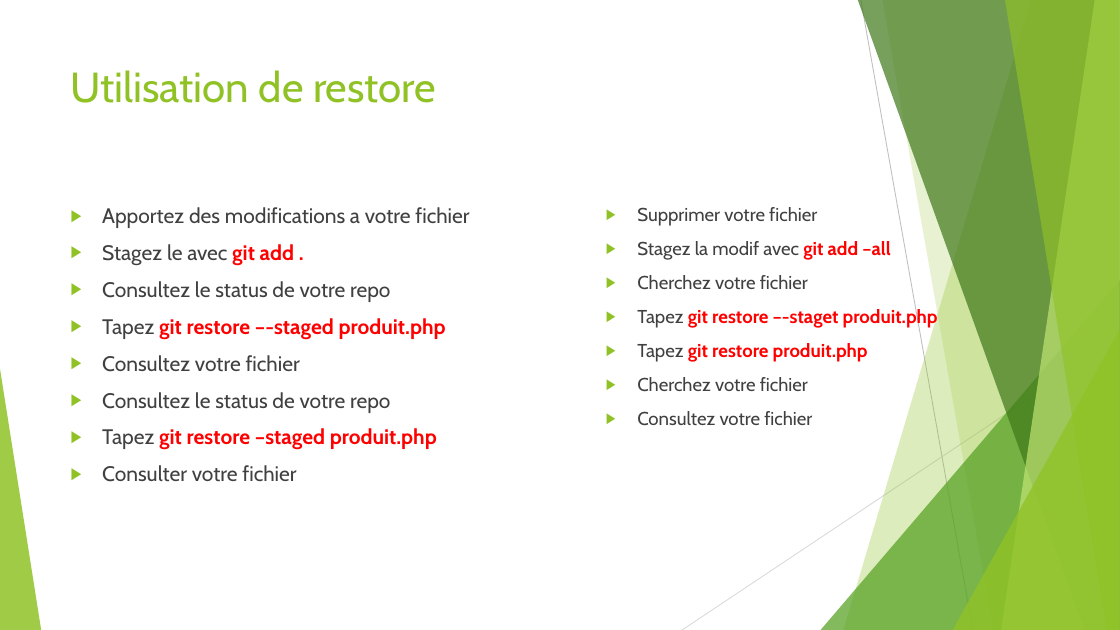
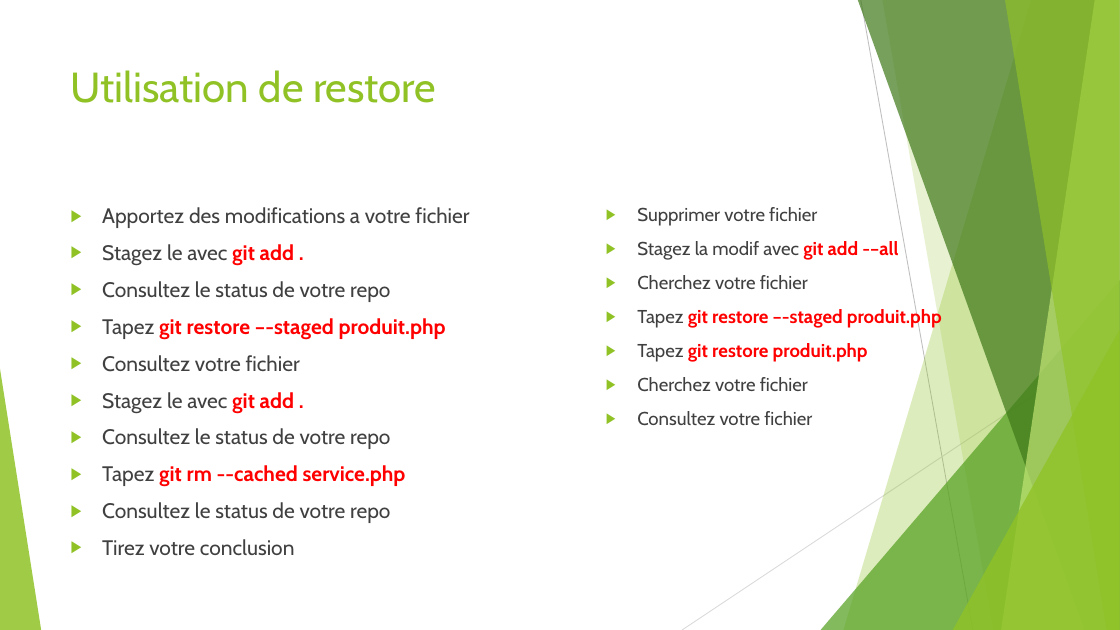
Before and after one commit to ousrah/dev202_24, a slide deck: slide 36 of 2 - Approche agile/5 - Git/Formation Git.pptx. Drawn at 1120x630 pixels with LibreOffice and Linux fonts; fonts in the diff are those of the drawing. Boxes give left, top, right and bottom in pixels: in the first picture for what was removed or moved away, otherwise in the second. Text is boxed around its words. In the diff, an @@ line names an element or a change of style, - is before the commit and + after.

```diff
--- a/2 - Approche agile/5 - Git/Formation Git.pptx
+++ b/2 - Approche agile/5 - Git/Formation Git.pptx
@@ text at (x1=637, y1=241, x2=898, y2=260): text changed @@
-▶ Stagez la modif avec git add –all
+▶ Stagez la modif avec git add -–all
@@ text at (x1=637, y1=308, x2=942, y2=329): text changed @@
-▶ Tapez git restore –-staget produit.php
+▶ Tapez git restore –-staged produit.php
@@ text at (x1=102, y1=392, x2=294, y2=414): paragraph added @@
+▶ Stagez le avec git add .
@@ text at (x1=102, y1=465, x2=406, y2=555): text changed; text colour #FF0000 to #404040; bold off @@
-▶ Tapez git restore –staged produit.php
-▶ Consulter votre fichier
+▶ Tapez git rm --cached service.php
+▶ Consultez le status de votre repo
+▶ Tirez votre conclusion
```
Also in this commit, not shown: 1 other file.
